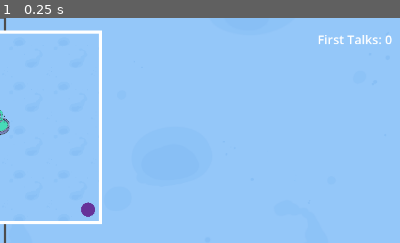
Above: before the commit, frame 1.
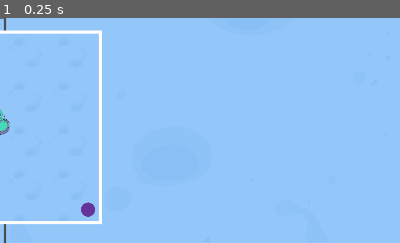
Above: after the commit, the same moment.

Repository: liannie3/wwhataburger
Game: Godot game, scene res://main_game/SpitScreen.tscn
The game is run twice, just before and just after one commit, with the same random seed, the same clock (stepped at 60 frames per second) and the same inputs. This scene is started directly instead of the project's main scene.
Inputs:
- Up to frame 1 (0.25 s): no input
The pictures show only the part of the screen within x 49-99%, y 0-50%; the shares and areas given below are measured in that part.

The runs differ from the first frame. In frame 1, 0.3% of the frame differs, in the area x 79-98%, y 7-12%.

Commit message:
Refactor signals

Diff:
--- /dev/null
+++ b/core/event_bus.gd
@@ -0,0 +1,7 @@
+extends Node
+
+# UI Signals
+signal show_prompt(player_id: int, text: String)
+signal hide_prompt(player_id: int)
+signal show_dialogue(player_id: int, npc_name: String, text: String)
+signal hide_dialogue(player_id: int)
--- a/core/global_stats.gd
+++ b/core/global_stats.gd
@@ -1,9 +1,8 @@
 extends Node
 
+signal stat_changed(player_id: int, stat_name: String, new_value: int)
 signal evidence_changed(player_id: int, new_amount: int)
 
-var p1_first_talks: int = 0
-var p2_first_talks: int = 0
 var p1_evidence: int = 0
 var p2_evidence: int = 0
 
@@ -14,3 +13,13 @@
 	elif player_id == 2:
 		p2_evidence += amount
 		evidence_changed.emit(2, p2_evidence)
+
+var p1_first_talks: int = 0:
+	set(value):
+		p1_first_talks = value
+		stat_changed.emit(1, "first_talks", value)
+
+var p2_first_talks: int = 0:
+	set(value):
+		p2_first_talks = value
+		stat_changed.emit(2, "first_talks", value)
--- a/main_game/Player.tscn
+++ b/main_game/Player.tscn
@@ -7,6 +7,7 @@
 [ext_resource type="Texture2D" uid="uid://cegv6k7a1tptd" path="res://sprites/player/BlooberIdle1.png" id="4_ng460"]
 [ext_resource type="Texture2D" uid="uid://u6a7d07oredl" path="res://sprites/player/BlooberIdle2.png" id="5_8hmdd"]
 [ext_resource type="Texture2D" uid="uid://debbhllay4w4e" path="res://sprites/player/AlienWalk2.png" id="5_aol2y"]
+[ext_resource type="PackedScene" uid="uid://desacpbaccgqn" path="res://main_game/PlayerUI.tscn" id="8_aol2y"]
 
 [sub_resource type="SpriteFrames" id="SpriteFrames_ng460"]
 animations = [{
@@ -83,66 +84,4 @@
 visibility_layer = 2
 mesh = SubResource("SphereMesh_4a63n")
 
-[node name="CanvasLayer" type="CanvasLayer" parent="." unique_id=362645818]
-
-[node name="GhostPrompt" type="Label" parent="CanvasLayer" unique_id=1008294788]
-visible = false
-anchors_preset = 7
-anchor_left = 0.5
-anchor_top = 1.0
-anchor_right = 0.5
-anchor_bottom = 1.0
-offset_left = -74.5
-offset_top = -52.0
-offset_right = 74.5
-offset_bottom = -10.0
-grow_horizontal = 2
-grow_vertical = 0
-theme_override_colors/font_color = Color(1, 1, 1, 0.7019608)
-theme_override_font_sizes/font_size = 35
-text = "\"E to Talk\""
-
-[node name="DialogueBox" type="PanelContainer" parent="CanvasLayer" unique_id=1625707787]
-visible = false
-anchors_preset = 12
-anchor_top = 1.0
-anchor_right = 1.0
-anchor_bottom = 1.0
-grow_horizontal = 2
-grow_vertical = 0
-
-[node name="HBoxContainer" type="HBoxContainer" parent="CanvasLayer/DialogueBox" unique_id=366553625]
-layout_mode = 2
-
-[node name="Portrait" type="TextureRect" parent="CanvasLayer/DialogueBox/HBoxContainer" unique_id=1130956356]
-layout_mode = 2
-
-[node name="VBoxContainer" type="VBoxContainer" parent="CanvasLayer/DialogueBox/HBoxContainer" unique_id=697062008]
-layout_mode = 2
-size_flags_horizontal = 3
-
-[node name="NameLabel" type="Label" parent="CanvasLayer/DialogueBox/HBoxContainer/VBoxContainer" unique_id=1667627300]
-layout_mode = 2
-theme_override_font_sizes/font_size = 35
-
-[node name="TextLabel" type="RichTextLabel" parent="CanvasLayer/DialogueBox/HBoxContainer/VBoxContainer" unique_id=1263959803]
-layout_mode = 2
-size_flags_vertical = 3
-theme_override_font_sizes/normal_font_size = 20
-fit_content = true
-
-[node name="HUD" type="MarginContainer" parent="CanvasLayer" unique_id=946929085]
-anchors_preset = 10
-anchor_right = 1.0
-grow_horizontal = 2
-theme_override_constants/margin_left = 20
-theme_override_constants/margin_top = 20
-theme_override_constants/margin_right = 20
-
-[node name="VBoxContainer" type="VBoxContainer" parent="CanvasLayer/HUD" unique_id=630745020]
-layout_mode = 2
-
-[node name="StatsLabel" type="Label" parent="CanvasLayer/HUD/VBoxContainer" unique_id=723857307]
-layout_mode = 2
-theme_override_font_sizes/font_size = 20
-text = "First Talks: 0 "
+[node name="PlayerUI" parent="." unique_id=1561490381 instance=ExtResource("8_aol2y")]
--- /dev/null
+++ b/main_game/PlayerUI.tscn
@@ -0,0 +1,68 @@
+[gd_scene format=3 uid="uid://desacpbaccgqn"]
+
+[ext_resource type="Script" uid="uid://b3av7730myi4d" path="res://main_game/player_ui.gd" id="1_8ux45"]
+
+[node name="PlayerUI" type="CanvasLayer" unique_id=1561490381]
+script = ExtResource("1_8ux45")
+
+[node name="GhostPrompt" type="Label" parent="." unique_id=1523828887]
+visible = false
+anchors_preset = 7
+anchor_left = 0.5
+anchor_top = 1.0
+anchor_right = 0.5
+anchor_bottom = 1.0
+offset_left = -74.5
+offset_top = -52.0
+offset_right = 74.5
+offset_bottom = -10.0
+grow_horizontal = 2
+grow_vertical = 0
+theme_override_colors/font_color = Color(1, 1, 1, 0.7019608)
+theme_override_font_sizes/font_size = 35
+text = "\"E to Talk\""
+
+[node name="DialogueBox" type="PanelContainer" parent="." unique_id=949819083]
+visible = false
+anchors_preset = 12
+anchor_top = 1.0
+anchor_right = 1.0
+anchor_bottom = 1.0
+grow_horizontal = 2
+grow_vertical = 0
+
+[node name="HBoxContainer" type="HBoxContainer" parent="DialogueBox" unique_id=947783081]
+layout_mode = 2
+
+[node name="Portrait" type="TextureRect" parent="DialogueBox/HBoxContainer" unique_id=1831822480]
+layout_mode = 2
+
+[node name="VBoxContainer" type="VBoxContainer" parent="DialogueBox/HBoxContainer" unique_id=1549815049]
+layout_mode = 2
+size_flags_horizontal = 3
+
+[node name="NameLabel" type="Label" parent="DialogueBox/HBoxContainer/VBoxContainer" unique_id=1003972335]
+layout_mode = 2
+theme_override_font_sizes/font_size = 35
+
+[node name="TextLabel" type="RichTextLabel" parent="DialogueBox/HBoxContainer/VBoxContainer" unique_id=1053237203]
+layout_mode = 2
+size_flags_vertical = 3
+theme_override_font_sizes/normal_font_size = 20
+fit_content = true
+
+[node name="HUD" type="MarginContainer" parent="." unique_id=975345416]
+anchors_preset = 10
+anchor_right = 1.0
+grow_horizontal = 2
+theme_override_constants/margin_left = 20
+theme_override_constants/margin_top = 20
+theme_override_constants/margin_right = 20
+
+[node name="VBoxContainer" type="VBoxContainer" parent="HUD" unique_id=1907236446]
+layout_mode = 2
+
+[node name="StatsLabel" type="Label" parent="HUD/VBoxContainer" unique_id=1400778715]
+layout_mode = 2
+theme_override_font_sizes/font_size = 20
+text = "First Talks: 0 "
--- a/main_game/npc.gd
+++ b/main_game/npc.gd
@@ -61,12 +61,13 @@
 		players_in_range.append(body)
 		# Only show the ghost prompt if the NPC isn't currently busy talking to someone else
 		if not is_talking:
-			body.show_prompt(ghost_text)
+			EventBus.show_prompt.emit(body.player_id, ghost_text)
 
 func _on_body_exited(body: Node2D) -> void:
 	if body is Player:
 		players_in_range.erase(body)
-		body.hide_prompt()
+
+		EventBus.hide_prompt.emit(body.player_id)
 		# Safety check: if they walk away mid-sentence, unlock the NPC
 		if is_talking and active_player == body:
 			end_interaction()
@@ -100,7 +101,7 @@
 
 	# Turn off ghost prompts for everyone in the circle
 	for p in players_in_range:
-		p.hide_prompt()
+		EventBus.hide_prompt.emit(p.player_id)
 
 	var id = player.player_id
 	var chosen_emotion: EmotionData.Emotion = EmotionData.Emotion.NONE
@@ -142,7 +143,7 @@
 		return
 
 	# Send the final data to the active player's UI
-	player.show_dialogue(npc_name, current_dialogues[dialogue_index])
+	EventBus.show_dialogue.emit(player.player_id, npc_name, current_dialogues[dialogue_index])
 
 func end_interaction():
 	# Unlock the NPC
@@ -158,9 +159,9 @@
 	# Maybe give evidence later
 
 	is_talking = false
-	active_player.hide_dialogue()
+	EventBus.hide_dialogue.emit(active_player.player_id)
 	active_player = null
 
 	# If anyone is still standing there waiting, turn their ghost prompt back on!
 	for p in players_in_range:
-		p.show_prompt(ghost_text)
+		EventBus.show_prompt.emit(p.player_id, ghost_text)
--- a/main_game/player.gd
+++ b/main_game/player.gd
@@ -7,19 +7,15 @@
 
 @onready var minimap_dot = $MinimapDot
 @onready var anim = $AnimatedSprite2D
-
-@onready var ghost_prompt = $CanvasLayer/GhostPrompt
-@onready var dialogue_box = $CanvasLayer/DialogueBox
-@onready var name_label = $CanvasLayer/DialogueBox/HBoxContainer/VBoxContainer/NameLabel
-@onready var text_label = $CanvasLayer/DialogueBox/HBoxContainer/VBoxContainer/TextLabel
-
-@onready var stats_label = $CanvasLayer/HUD/VBoxContainer/StatsLabel
+@onready var player_ui = $PlayerUI
 
 # Variable to hold the player's current emotion
 var current_emotion: EmotionData.Emotion = EmotionData.Emotion.NONE
 
 func _ready() -> void:
 	# Paint the dot based on the player ID!
+	if player_ui:
+		player_ui.player_id = player_id
 	if player_id == 1:
 		minimap_dot.modulate = Color.DARK_GREEN
 	else:
@@ -28,17 +24,6 @@
 	# Connect to the EmotionManager to listen for changes, and grab the starting state
 	EmotionManager.emotion_changed.connect(_on_emotion_changed)
 	current_emotion = EmotionManager.get_emotion(player_id)
-	if player_id == 1:
-		stats_label.horizontal_alignment = HORIZONTAL_ALIGNMENT_LEFT
-	else:
-		stats_label.horizontal_alignment = HORIZONTAL_ALIGNMENT_RIGHT
-
-func _process(delta: float) -> void:
-	# Continuously pull the latest stats from the Autoload
-	if player_id == 1:
-		stats_label.text = "First Talks: " + str(GlobalStats.p1_first_talks)
-	else:
-		stats_label.text = "First Talks: " + str(GlobalStats.p2_first_talks)
 
 func _physics_process(delta: float) -> void:
 	var prefix = "p" + str(player_id) + "_"
@@ -88,19 +73,3 @@
 
 func _get_facing_direction() -> Vector2:
 	return Vector2.LEFT if anim.flip_h else Vector2.RIGHT
-
-func show_prompt(text: String):
-	ghost_prompt.text = text
-	ghost_prompt.show()
-
-func hide_prompt():
-	ghost_prompt.hide()
-
-func show_dialogue(npc_name: String, dialogue: String):
-	hide_prompt() # Hide the ghost text while talking
-	name_label.text = npc_name
-	text_label.text = dialogue
-	dialogue_box.show()
-
-func hide_dialogue():
-	dialogue_box.hide()
--- /dev/null
+++ b/main_game/player_ui.gd
@@ -0,0 +1,52 @@
+extends CanvasLayer
+
+var player_id: int = 1 # This will be set by the Player scene on ready
+
+@onready var ghost_prompt = $GhostPrompt
+@onready var dialogue_box = $DialogueBox
+@onready var name_label = $DialogueBox/HBoxContainer/VBoxContainer/NameLabel
+@onready var text_label = $DialogueBox/HBoxContainer/VBoxContainer/TextLabel
+@onready var stats_label = $HUD/VBoxContainer/StatsLabel
+
+func _ready() -> void:
+	# 1. Listen to the Event Bus for dialogue/prompts
+	EventBus.show_prompt.connect(_on_show_prompt)
+	EventBus.hide_prompt.connect(_on_hide_prompt)
+	EventBus.show_dialogue.connect(_on_show_dialogue)
+	EventBus.hide_dialogue.connect(_on_hide_dialogue)
+
+	# 2. Listen to GlobalStats for HUD updates
+	GlobalStats.stat_changed.connect(_on_stat_changed)
+
+	# Initial setup
+	if player_id == 1:
+		stats_label.horizontal_alignment = HORIZONTAL_ALIGNMENT_LEFT
+		stats_label.text = "First Talks: " + str(GlobalStats.p1_first_talks)
+	else:
+		stats_label.horizontal_alignment = HORIZONTAL_ALIGNMENT_RIGHT
+		stats_label.text = "First Talks: " + str(GlobalStats.p2_first_talks)
+
+# --- SIGNAL LISTENERS ---
+func _on_stat_changed(id: int, stat_name: String, new_value: int) -> void:
+	if id == player_id and stat_name == "first_talks":
+		stats_label.text = "First Talks: " + str(new_value)
+
+func _on_show_prompt(id: int, text: String) -> void:
+	if id == player_id:
+		ghost_prompt.text = text
+		ghost_prompt.show()
+
+func _on_hide_prompt(id: int) -> void:
+	if id == player_id:
+		ghost_prompt.hide()
+
+func _on_show_dialogue(id: int, npc_name: String, dialogue: String) -> void:
+	if id == player_id:
+		ghost_prompt.hide()
+		name_label.text = npc_name
+		text_label.text = dialogue
+		dialogue_box.show()
+
+func _on_hide_dialogue(id: int) -> void:
+	if id == player_id:
+		dialogue_box.hide()
--- a/main_game/spit_screen.gd
+++ b/main_game/spit_screen.gd
@@ -18,5 +18,5 @@
 	# 4. THE FIX: Force the right screen to actively look through this camera!
 	p2_cam.make_current()
 
-	var p2_canvas = viewport1.get_node("MainGame/Player2/CanvasLayer")
+	var p2_canvas = viewport1.get_node("MainGame/Player2/PlayerUI")
 	p2_canvas.custom_viewport = viewport2
--- a/project.godot
+++ b/project.godot
@@ -19,6 +19,7 @@
 
 GlobalStats="*uid://bofh5l06sx0ts"
 EmotionManager="*uid://gpvx2jjgykfm"
+EventBus="*uid://0bgg63dymgy"
 
 [display]
 
Not shown, added: core/event_bus.gd.uid
Not shown, added: main_game/player_ui.gd.uid
